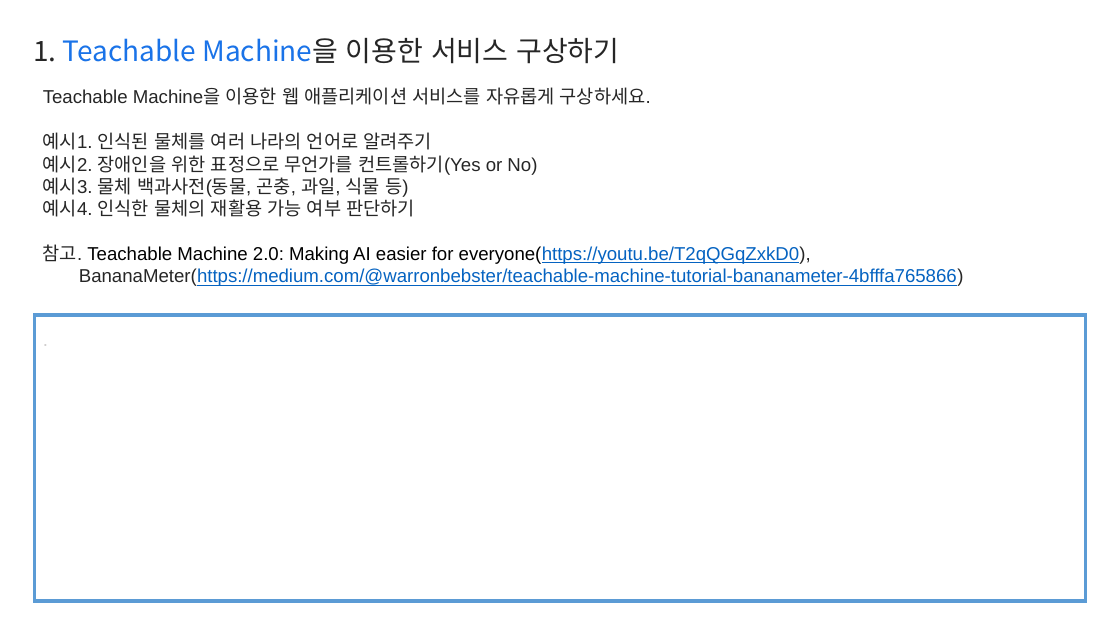
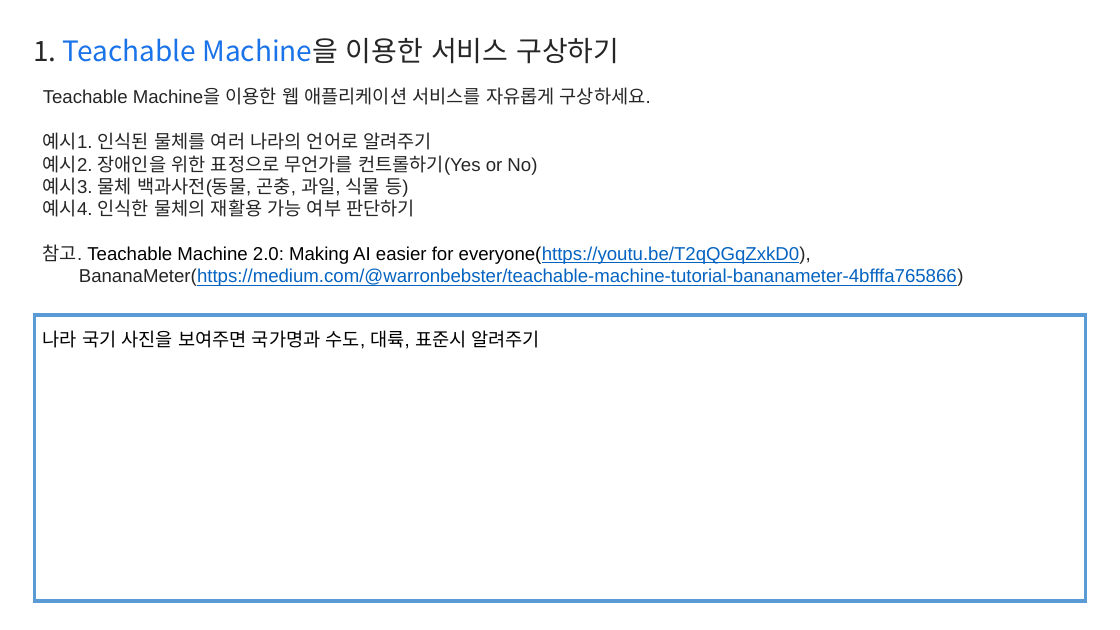
Before and after one commit to an-suhyun/template, a slide deck: slide 2 of Report.pptx. Drawn at 1120x630 pixels with LibreOffice and Linux fonts; fonts in the diff are those of the drawing. Boxes give left, top, right and bottom in pixels: in the first picture for what was removed or moved away, otherwise in the second. Text is boxed around its words. In the diff, an @@ line names an element or a change of style, - is before the commit and + after.

Commit message:
update

```diff
--- a/Report.pptx
+++ b/Report.pptx
@@ text at (43,330,541,349): text changed; text colour #D0CECE to #000000 @@
-.
+나라 국기 사진을 보여주면 국가명과 수도, 대륙, 표준시 알려주기
```
